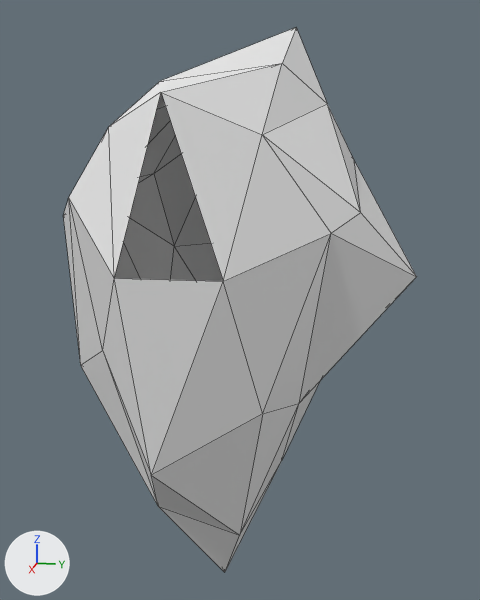
Two versions of the glTF model Andrew/iceberg.glb, one commit apart.
Rendered twice from a 50 mm camera at (337.0, 84.0, 58.0) aimed at (0.0, 17.0, -26.0). The lights are fixed; the arrows at lower left show +X, +Y and +Z. Mesh edges are drawn as thin lines. Where no turn or scale is listed for an object, it has been applied to the vertices. Vertices at the same position are counted once.
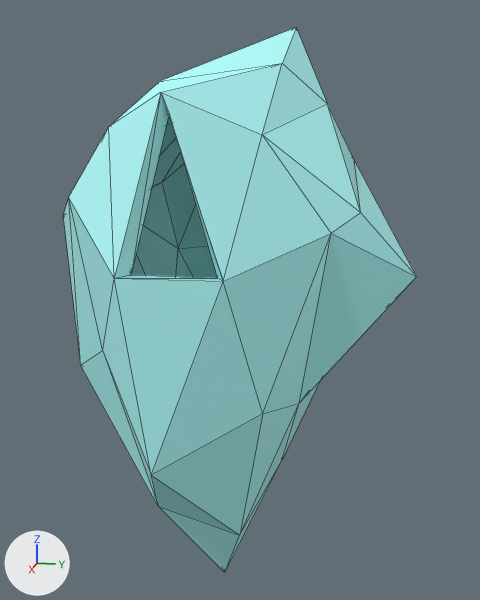
Commit message: ICEBERG MODEL WITH TSCN

Location of each change, [x1, y1, x2, y2] in pixels of the pictures (480 x 600 px):
part 1 of me_icosphere, added (cyan): after [114, 94, 223, 281]
part 2 of me_icosphere, recoloured (grey to cyan): [63, 28, 417, 572] in both

Diff of the bpy script that builds the scene:
```diff
--- a/Andrew/iceberg.glb.py
+++ b/Andrew/iceberg.glb.py
@@ mat_iceberg_color__d @@
+mat_iceberg_color__d = principled_material('iceberg color :D')
+mat_iceberg_color__d.base_color = (0.44, 1.0, 0.991)  # cyan #b1fffe
@@ me_icosphere @@
 # used by ob_icosphere; location = (0.0, 0.0, 0.0)
-me_icosphere.from_pydata(...)  # 42 vertices, 79 faces; spans x -72.0..78.0, y -82.0..106.0, z -181.0..110.0
+me_icosphere.from_pydata(...)  # 84 vertices, 164 faces; spans x -72.0..78.0, y -82.0..106.0, z -181.0..110.0
+# me_icosphere part 1
+# 42 vertices are added at x -63.0..69.0, y -72.0..96.0, z -171.0..101.0
+# 85 new faces join them
+# me_icosphere part 2: 79 faces spanning x -72.0..78.0, y -82.0..106.0, z -181.0..110.0 switch from no material to mat_iceberg_color__d (cyan #b1fffe)
```
